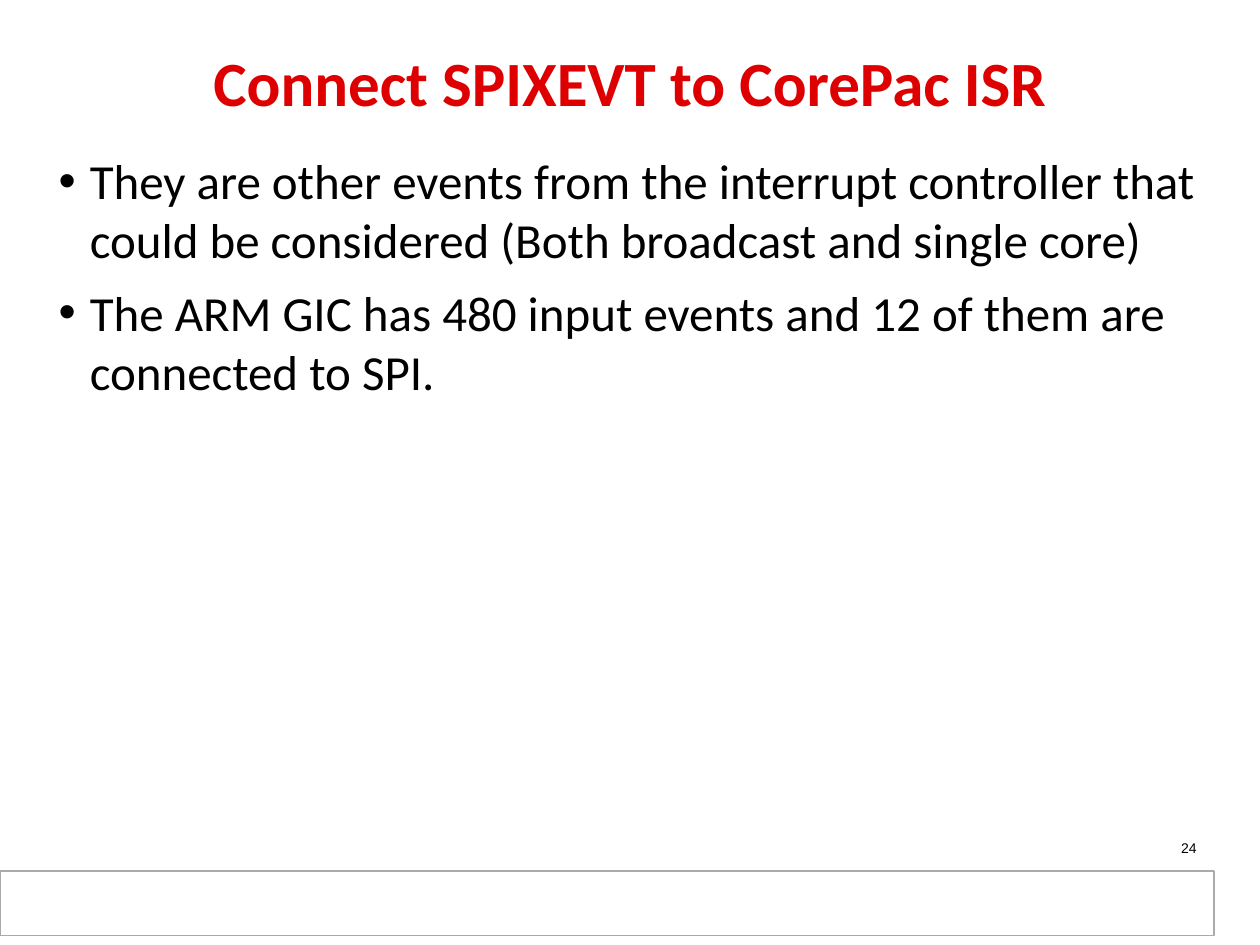
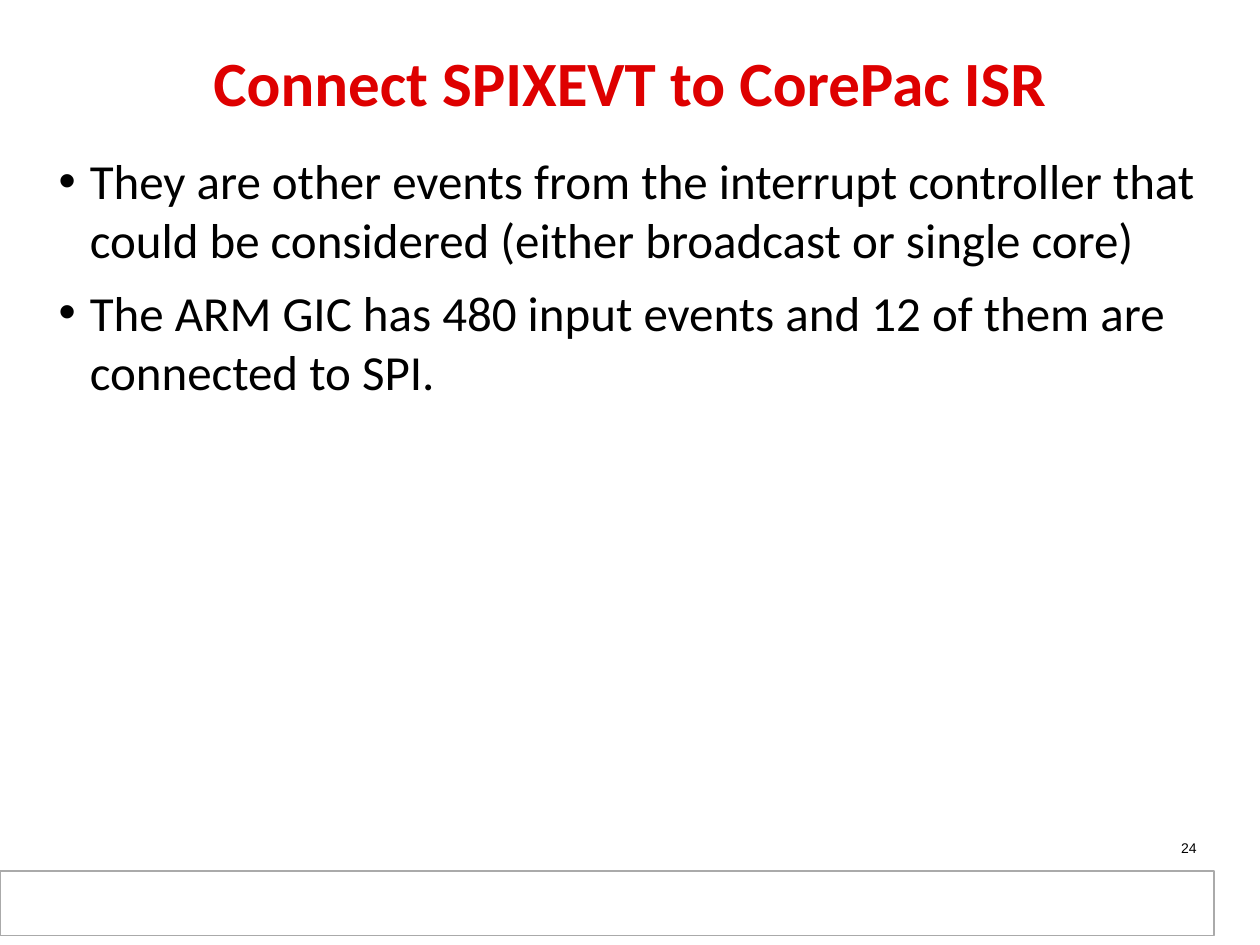
Before and after one commit to hari1989/keystone-workshop, a slide deck: slide 24 of slides/KeyStone_Interrupts.pptx. Drawn at 1260x945 pixels with LibreOffice and Linux fonts; fonts in the diff are those of the drawing; background and template pictures are left out. Boxes give left, top, right and bottom in pixels: in the first picture for what was removed or moved away, otherwise in the second. Text is boxed around its words. In the diff, an @@ line names an element or a change of style, - is before the commit and + after.

```diff
--- a/slides/KeyStone_Interrupts.pptx
+++ b/slides/KeyStone_Interrupts.pptx
@@ text at <box>90,165,1194,267</box>: text changed @@
-• They are other events from the interrupt controller that could be considered (Both broadcast and single core)
+• They are other events from the interrupt controller that could be considered (either broadcast or single core)
```
